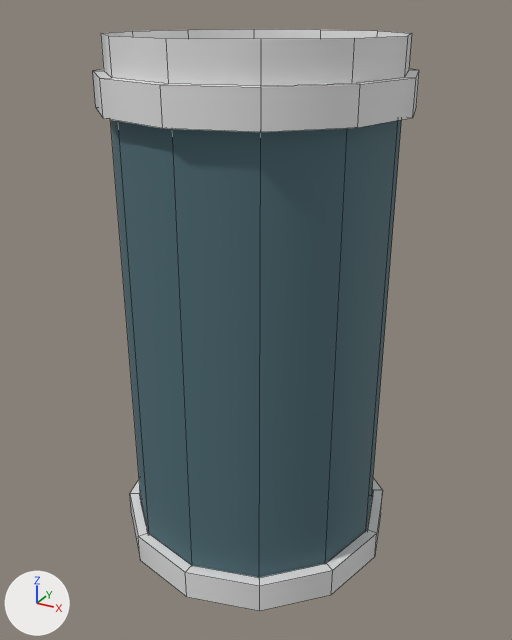
Two versions of the FBX model Assets/Art/Meshes/Props/SM_Forge_Structure_B.fbx, one commit apart.
One viewpoint serves both versions: a 50 mm camera at (2.6, -4.74, 4.37) aimed at (0.01, -0.04, 2.01). Arrows for +X, +Y and +Z are at lower left; the lights stay in place. Mesh edges are drawn as thin lines. Where no turn or scale is listed for an object, it has been applied to the vertices.

Names of what the first picture shows: 'SM_Base_Ceiling', 'SM_Base_Inner', 'SM_Shield_Mesh'.
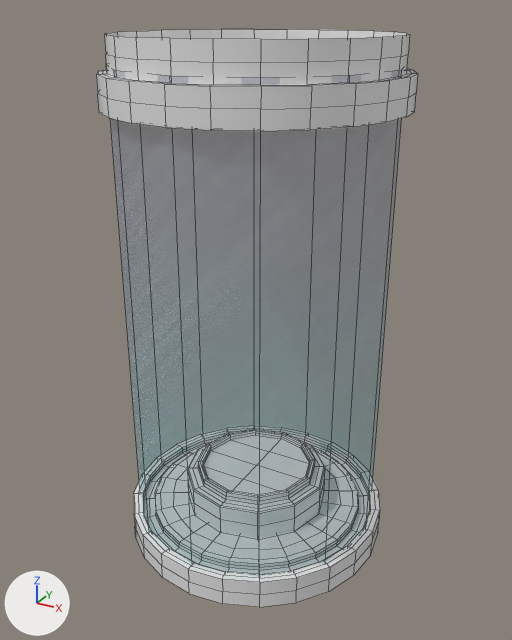
The change in detail:
Picture 'T_Forge Shield_Albedo.png' (img_t_forge_shield_albedo_png) is new.
In material 'blinn1' (mat_blinn1), base_color is no longer (0.0734, 0.151, 0.179), dark cyan #4d6c75.
In material 'blinn1' (mat_blinn1), texture is now set to img_t_forge_shield_albedo_png, with its transparency.
me_mesh_001 is used by ob_sm_base_ceiling; location (0.0, 0.0, 4.206).
me_mesh_001 had 109 vertices, 108 faces and spanned x -1.17..1.17, y -1.17..1.17, z -0.5..0.0.
me_mesh_001 now has 409 vertices, 408 faces and spans x -1.14..1.14, y -1.14..1.14, z -0.5..0.0.
me_mesh_001 part 1: 4 vertices moved within x -1.09..1.09, y -1.09..1.09, z -0.5; 92 vertices removed from x -1.17..1.17, y -1.17..1.17, z -0.5..0.0; 392 vertices added at x -1.14..1.14, y -1.14..1.14, z -0.5..0.0.
me_mesh_002 is used by ob_sm_base_inner; location (0.0, 0.0, 0.0).
me_mesh_002 had 121 vertices, 116 faces and spanned x -1.17..1.17, y -1.17..1.17, z 0.0..0.6.
me_mesh_002 now has 460 vertices, 452 faces and spans x -1.14..1.14, y -1.14..1.14, z 0.0..0.6.
me_mesh_002 part 2: the loose piece of 36 vertices spanning x -0.72..0.72, y -0.63..0.63, z 0.25..0.6 is rebuilt with 147 vertices and now spans x -0.63..0.63, y -0.63..0.63, z 0.25..0.6.
me_mesh_002 part 3: 4 vertices moved within x -1.09..1.09, y -1.09..1.09, z 0.26; 80 vertices removed from x -1.17..1.17, y -1.17..1.17, z 0.0..0.26; 308 vertices added at x -1.14..1.14, y -1.14..1.14, z 0.0..0.26.

Where the change shows, as pixel boxes (x1, y1, x2, y2) in the pictures (512 x 640 px):
'SM_Shield_Mesh', surface changed (cyan to grey)
    both: (111, 120, 402, 578)
'SM_Base_Inner', reshaped
    before: (130, 478, 383, 611)
    after: (134, 426, 380, 607)
'SM_Base_Ceiling', reshaped
    before: (93, 29, 419, 132)
    after: (96, 29, 418, 131)
part 2 of me_mesh_002, rebuilt (not visible before)
    after: (188, 429, 325, 539)
part 3 of me_mesh_002, built on
    before: (130, 478, 383, 611)
    after: (134, 426, 380, 607)
